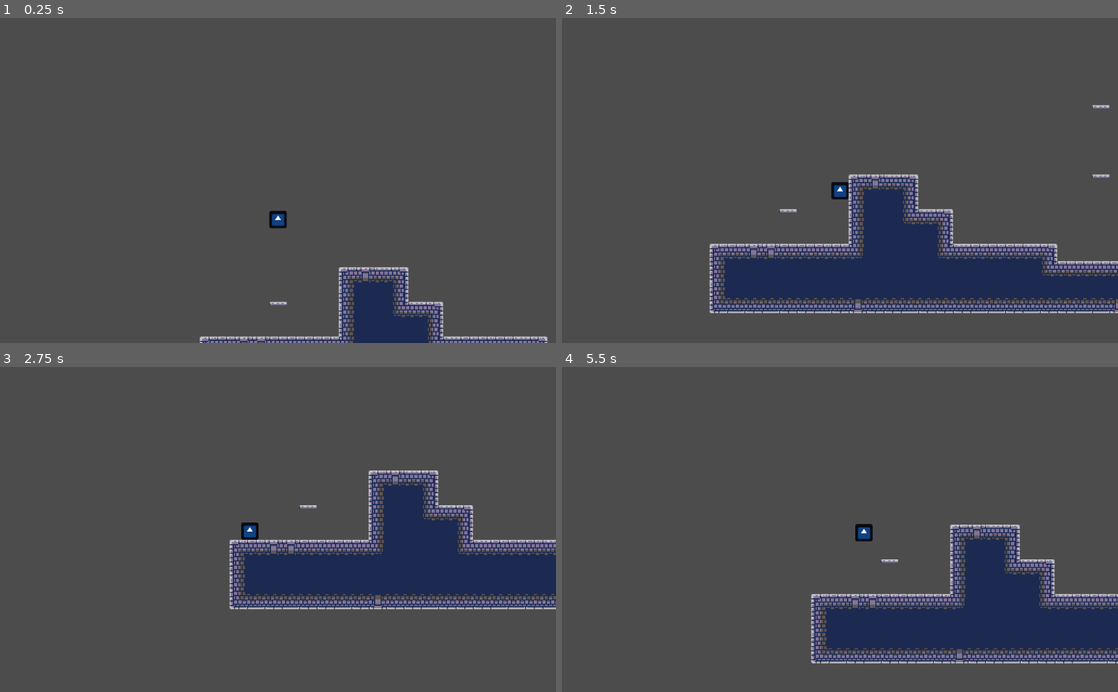
Above: before the commit, frames 1-4 (two rows, left to right).
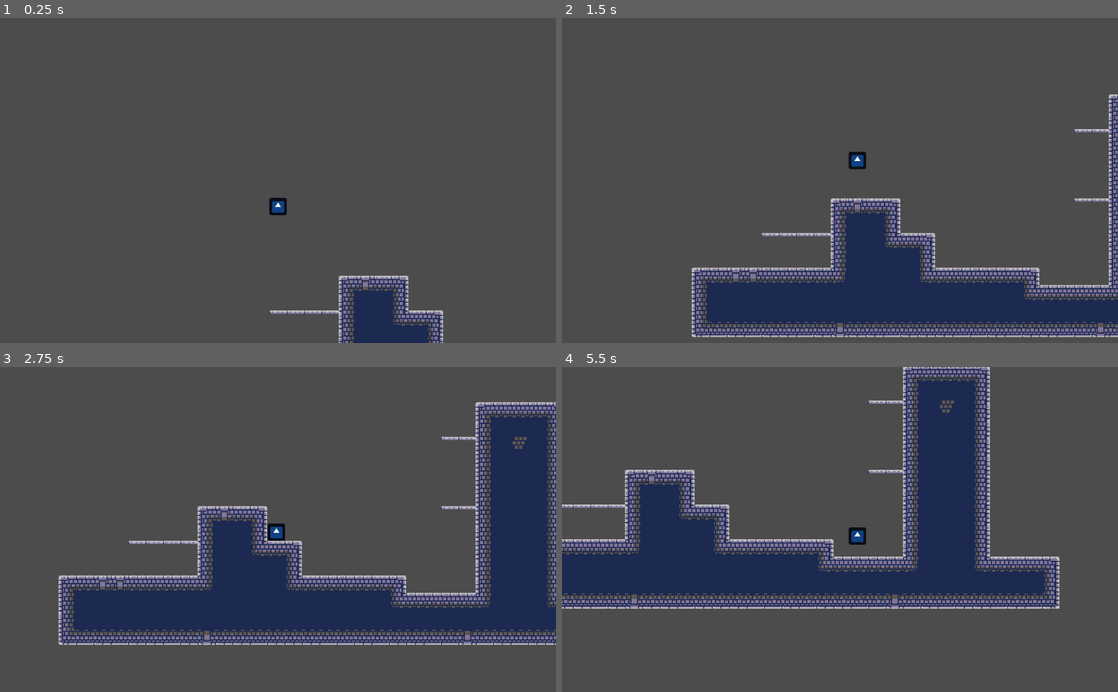
Above: after the commit, the same moments.

Repository: Tuocs/test
Game: Godot game, scene res://Scenes/Node2D.tscn
Two runs of this game, one before a commit and one after it. Both use one fixed random seed, a clock stepped at 60 frames per second and the inputs below. The engine's default icon, where the game draws it, is replaced by a stand-in: a white triangle on a blue panel in a dark square.
Inputs:
- Up to frame 1 (0.25 s): no input
- Up to frame 2 (1.5 s): tap Enter (ui_accept) at 0.5, 0.6, 0.77, 1.07, 1.35 s; hold Right (ui_right) from 0.53 s (still down)
- Up to frame 3 (2.75 s): tap Enter (ui_accept) at 1.52, 1.82, 2.1 s; release Right (ui_right) at 2.03 s; hold Left (ui_left) from 2.03 s (still down)
- Up to frame 4 (5.5 s): release Left (ui_left) at 2.78 s; hold Right (ui_right) 2.78-4.28 s; tap Enter (ui_accept) at 2.85, 3.02, 3.32, 3.6, 3.77, 4.07, 4.35, 4.52, 4.82, 5.1 s; hold Left (ui_left) 4.28-5.03 s; hold Right (ui_right) from 5.03 s (still down)

The runs differ from the first frame. In frame 1, 2.4% of the frame differs, in the area x 35-99%, y 55-100%; in frame 2, 18%; in frame 3, 31%; in frame 4, 35%, in the area x 0-100%, y 0-92%.

Commit message:
jump/movement modifications

Diff:
--- a/Scenes/CamFollowPlayer.gd
+++ b/Scenes/CamFollowPlayer.gd
@@ -11,4 +11,5 @@
 
 # Called every frame. 'delta' is the elapsed time since the previous frame.
 func _process(delta):
-	position = lerp(position, get_node("../Player").position, followspeed)
+	position.x = lerp(position.x, get_node("../Player").position.x, followspeed)
+	position.y = lerp(position.y, get_node("../Player").position.y, followspeed)
--- a/Scenes/Node2D.tscn
+++ b/Scenes/Node2D.tscn
@@ -7,11 +7,32 @@
 [ext_resource path="res://Scenes/FallthroughPlatform.tscn" type="PackedScene" id=5]
 [ext_resource path="res://Scenes/CamFollowPlayer.gd" type="Script" id=6]
 
-[sub_resource type="RectangleShape2D" id=8]
+[sub_resource type="RectangleShape2D" id=1]
 extents = Vector2( 8, 8 )
 
-[sub_resource type="RectangleShape2D" id=9]
-extents = Vector2( 8, 8 )
+[sub_resource type="ConvexPolygonShape2D" id=3]
+points = PoolVector2Array( 16, 16, 0, 16, 0, 0, 16, 0 )
+
+[sub_resource type="ConvexPolygonShape2D" id=4]
+points = PoolVector2Array( 16, 16, 0, 16, 0, 0, 16, 0 )
+
+[sub_resource type="ConvexPolygonShape2D" id=5]
+points = PoolVector2Array( 16, 16, 0, 16, 0, 0, 16, 0 )
+
+[sub_resource type="ConvexPolygonShape2D" id=6]
+points = PoolVector2Array( 16, 16, 0, 16, 0, 0, 16, 0 )
+
+[sub_resource type="ConvexPolygonShape2D" id=7]
+points = PoolVector2Array( 16, 16, 0, 16, 0, 0, 16, 0 )
+
+[sub_resource type="ConvexPolygonShape2D" id=8]
+points = PoolVector2Array( 16, 16, 0, 16, 0, 0, 16, 0 )
+
+[sub_resource type="ConvexPolygonShape2D" id=9]
+points = PoolVector2Array( 16, 16, 0, 16, 0, 0, 16, 0 )
+
+[sub_resource type="ConvexPolygonShape2D" id=10]
+points = PoolVector2Array( 16, 16, 0, 16, 0, 0, 16, 0 )
 
 [sub_resource type="ConvexPolygonShape2D" id=11]
 points = PoolVector2Array( 16, 16, 0, 16, 0, 0, 16, 0 )
@@ -65,7 +86,7 @@
 points = PoolVector2Array( 16, 16, 0, 16, 0, 0, 16, 0 )
 
 [sub_resource type="ConvexPolygonShape2D" id=28]
-points = PoolVector2Array( 16, 16, 0, 16, 0, 0, 16, 0 )
+points = PoolVector2Array( 0, 0, 16, 0, 16, 16, 0, 16 )
 
 [sub_resource type="ConvexPolygonShape2D" id=29]
 points = PoolVector2Array( 16, 16, 0, 16, 0, 0, 16, 0 )
@@ -89,7 +110,7 @@
 points = PoolVector2Array( 16, 16, 0, 16, 0, 0, 16, 0 )
 
 [sub_resource type="ConvexPolygonShape2D" id=36]
-points = PoolVector2Array( 0, 0, 16, 0, 16, 16, 0, 16 )
+points = PoolVector2Array( 16, 16, 0, 16, 0, 0, 16, 0 )
 
 [sub_resource type="ConvexPolygonShape2D" id=37]
 points = PoolVector2Array( 16, 16, 0, 16, 0, 0, 16, 0 )
@@ -151,31 +172,7 @@
 [sub_resource type="ConvexPolygonShape2D" id=56]
 points = PoolVector2Array( 16, 16, 0, 16, 0, 0, 16, 0 )
 
-[sub_resource type="ConvexPolygonShape2D" id=57]
-points = PoolVector2Array( 16, 16, 0, 16, 0, 0, 16, 0 )
-
-[sub_resource type="ConvexPolygonShape2D" id=58]
-points = PoolVector2Array( 16, 16, 0, 16, 0, 0, 16, 0 )
-
-[sub_resource type="ConvexPolygonShape2D" id=59]
-points = PoolVector2Array( 16, 16, 0, 16, 0, 0, 16, 0 )
-
-[sub_resource type="ConvexPolygonShape2D" id=60]
-points = PoolVector2Array( 16, 16, 0, 16, 0, 0, 16, 0 )
-
-[sub_resource type="ConvexPolygonShape2D" id=61]
-points = PoolVector2Array( 16, 16, 0, 16, 0, 0, 16, 0 )
-
-[sub_resource type="ConvexPolygonShape2D" id=62]
-points = PoolVector2Array( 16, 16, 0, 16, 0, 0, 16, 0 )
-
-[sub_resource type="ConvexPolygonShape2D" id=63]
-points = PoolVector2Array( 16, 16, 0, 16, 0, 0, 16, 0 )
-
-[sub_resource type="ConvexPolygonShape2D" id=64]
-points = PoolVector2Array( 16, 16, 0, 16, 0, 0, 16, 0 )
-
-[sub_resource type="TileSet" id=10]
+[sub_resource type="TileSet" id=57]
 0/name = "Stronghold_Terrain_Tileset.png 0"
 0/texture = ExtResource( 4 )
 0/tex_offset = Vector2( 0, 0 )
@@ -195,332 +192,332 @@
 0/navigation_offset = Vector2( 0, 0 )
 0/shape_offset = Vector2( 0, 0 )
 0/shape_transform = Transform2D( 1, 0, 0, 1, 0, 0 )
-0/shape = SubResource( 11 )
+0/shape = SubResource( 3 )
 0/shape_one_way = false
 0/shape_one_way_margin = 1.0
 0/shapes = [ {
 "autotile_coord": Vector2( 0, 0 ),
 "one_way": false,
 "one_way_margin": 1.0,
+"shape": SubResource( 3 ),
+"shape_transform": Transform2D( 1, 0, 0, 1, 0, 0 )
+}, {
+"autotile_coord": Vector2( 1, 0 ),
+"one_way": false,
+"one_way_margin": 1.0,
+"shape": SubResource( 4 ),
+"shape_transform": Transform2D( 1, 0, 0, 1, 0, 0 )
+}, {
+"autotile_coord": Vector2( 2, 0 ),
+"one_way": false,
+"one_way_margin": 1.0,
+"shape": SubResource( 5 ),
+"shape_transform": Transform2D( 1, 0, 0, 1, 0, 0 )
+}, {
+"autotile_coord": Vector2( 3, 0 ),
+"one_way": false,
+"one_way_margin": 1.0,
+"shape": SubResource( 6 ),
+"shape_transform": Transform2D( 1, 0, 0, 1, 0, 0 )
+}, {
+"autotile_coord": Vector2( 4, 0 ),
+"one_way": false,
+"one_way_margin": 1.0,
+"shape": SubResource( 7 ),
+"shape_transform": Transform2D( 1, 0, 0, 1, 0, 0 )
+}, {
+"autotile_coord": Vector2( 5, 0 ),
+"one_way": false,
+"one_way_margin": 1.0,
+"shape": SubResource( 8 ),
+"shape_transform": Transform2D( 1, 0, 0, 1, 0, 0 )
+}, {
+"autotile_coord": Vector2( 6, 0 ),
+"one_way": false,
+"one_way_margin": 1.0,
+"shape": SubResource( 9 ),
+"shape_transform": Transform2D( 1, 0, 0, 1, 0, 0 )
+}, {
+"autotile_coord": Vector2( 0, 1 ),
+"one_way": false,
+"one_way_margin": 1.0,
+"shape": SubResource( 10 ),
+"shape_transform": Transform2D( 1, 0, 0, 1, 0, 0 )
+}, {
+"autotile_coord": Vector2( 1, 1 ),
+"one_way": false,
+"one_way_margin": 1.0,
 "shape": SubResource( 11 ),
 "shape_transform": Transform2D( 1, 0, 0, 1, 0, 0 )
 }, {
-"autotile_coord": Vector2( 1, 0 ),
+"autotile_coord": Vector2( 2, 1 ),
 "one_way": false,
 "one_way_margin": 1.0,
 "shape": SubResource( 12 ),
 "shape_transform": Transform2D( 1, 0, 0, 1, 0, 0 )
 }, {
-"autotile_coord": Vector2( 2, 0 ),
+"autotile_coord": Vector2( 3, 1 ),
 "one_way": false,
 "one_way_margin": 1.0,
 "shape": SubResource( 13 ),
 "shape_transform": Transform2D( 1, 0, 0, 1, 0, 0 )
 }, {
-"autotile_coord": Vector2( 3, 0 ),
+"autotile_coord": Vector2( 4, 1 ),
 "one_way": false,
 "one_way_margin": 1.0,
 "shape": SubResource( 14 ),
 "shape_transform": Transform2D( 1, 0, 0, 1, 0, 0 )
 }, {
-"autotile_coord": Vector2( 4, 0 ),
+"autotile_coord": Vector2( 5, 1 ),
 "one_way": false,
 "one_way_margin": 1.0,
 "shape": SubResource( 15 ),
 "shape_transform": Transform2D( 1, 0, 0, 1, 0, 0 )
 }, {
-"autotile_coord": Vector2( 5, 0 ),
+"autotile_coord": Vector2( 6, 1 ),
 "one_way": false,
 "one_way_margin": 1.0,
 "shape": SubResource( 16 ),
 "shape_transform": Transform2D( 1, 0, 0, 1, 0, 0 )
 }, {
-"autotile_coord": Vector2( 6, 0 ),
+"autotile_coord": Vector2( 0, 2 ),
 "one_way": false,
 "one_way_margin": 1.0,
 "shape": SubResource( 17 ),
 "shape_transform": Transform2D( 1, 0, 0, 1, 0, 0 )
 }, {
-"autotile_coord": Vector2( 0, 1 ),
+"autotile_coord": Vector2( 1, 2 ),
 "one_way": false,
 "one_way_margin": 1.0,
 "shape": SubResource( 18 ),
 "shape_transform": Transform2D( 1, 0, 0, 1, 0, 0 )
 }, {
-"autotile_coord": Vector2( 1, 1 ),
+"autotile_coord": Vector2( 2, 2 ),
 "one_way": false,
 "one_way_margin": 1.0,
 "shape": SubResource( 19 ),
 "shape_transform": Transform2D( 1, 0, 0, 1, 0, 0 )
 }, {
-"autotile_coord": Vector2( 2, 1 ),
+"autotile_coord": Vector2( 3, 2 ),
 "one_way": false,
 "one_way_margin": 1.0,
 "shape": SubResource( 20 ),
 "shape_transform": Transform2D( 1, 0, 0, 1, 0, 0 )
 }, {
-"autotile_coord": Vector2( 3, 1 ),
+"autotile_coord": Vector2( 4, 2 ),
 "one_way": false,
 "one_way_margin": 1.0,
 "shape": SubResource( 21 ),
 "shape_transform": Transform2D( 1, 0, 0, 1, 0, 0 )
 }, {
-"autotile_coord": Vector2( 4, 1 ),
+"autotile_coord": Vector2( 5, 2 ),
 "one_way": false,
 "one_way_margin": 1.0,
 "shape": SubResource( 22 ),
 "shape_transform": Transform2D( 1, 0, 0, 1, 0, 0 )
 }, {
-"autotile_coord": Vector2( 5, 1 ),
+"autotile_coord": Vector2( 6, 2 ),
 "one_way": false,
 "one_way_margin": 1.0,
 "shape": SubResource( 23 ),
 "shape_transform": Transform2D( 1, 0, 0, 1, 0, 0 )
 }, {
-"autotile_coord": Vector2( 6, 1 ),
+"autotile_coord": Vector2( 7, 2 ),
 "one_way": false,
 "one_way_margin": 1.0,
 "shape": SubResource( 24 ),
 "shape_transform": Transform2D( 1, 0, 0, 1, 0, 0 )
 }, {
-"autotile_coord": Vector2( 0, 2 ),
+"autotile_coord": Vector2( 7, 3 ),
 "one_way": false,
 "one_way_margin": 1.0,
 "shape": SubResource( 25 ),
 "shape_transform": Transform2D( 1, 0, 0, 1, 0, 0 )
 }, {
-"autotile_coord": Vector2( 1, 2 ),
+"autotile_coord": Vector2( 6, 3 ),
 "one_way": false,
 "one_way_margin": 1.0,
 "shape": SubResource( 26 ),
 "shape_transform": Transform2D( 1, 0, 0, 1, 0, 0 )
 }, {
-"autotile_coord": Vector2( 2, 2 ),
+"autotile_coord": Vector2( 5, 3 ),
 "one_way": false,
 "one_way_margin": 1.0,
 "shape": SubResource( 27 ),
 "shape_transform": Transform2D( 1, 0, 0, 1, 0, 0 )
 }, {
-"autotile_coord": Vector2( 3, 2 ),
+"autotile_coord": Vector2( 4, 3 ),
 "one_way": false,
 "one_way_margin": 1.0,
 "shape": SubResource( 28 ),
 "shape_transform": Transform2D( 1, 0, 0, 1, 0, 0 )
 }, {
-"autotile_coord": Vector2( 4, 2 ),
+"autotile_coord": Vector2( 3, 3 ),
 "one_way": false,
 "one_way_margin": 1.0,
 "shape": SubResource( 29 ),
 "shape_transform": Transform2D( 1, 0, 0, 1, 0, 0 )
 }, {
-"autotile_coord": Vector2( 5, 2 ),
+"autotile_coord": Vector2( 2, 3 ),
 "one_way": false,
 "one_way_margin": 1.0,
 "shape": SubResource( 30 ),
 "shape_transform": Transform2D( 1, 0, 0, 1, 0, 0 )
 }, {
-"autotile_coord": Vector2( 6, 2 ),
+"autotile_coord": Vector2( 1, 3 ),
 "one_way": false,
 "one_way_margin": 1.0,
 "shape": SubResource( 31 ),
 "shape_transform": Transform2D( 1, 0, 0, 1, 0, 0 )
 }, {
-"autotile_coord": Vector2( 7, 2 ),
+"autotile_coord": Vector2( 0, 3 ),
 "one_way": false,
 "one_way_margin": 1.0,
 "shape": SubResource( 32 ),
 "shape_transform": Transform2D( 1, 0, 0, 1, 0, 0 )
 }, {
-"autotile_coord": Vector2( 7, 3 ),
+"autotile_coord": Vector2( 0, 4 ),
 "one_way": false,
 "one_way_margin": 1.0,
 "shape": SubResource( 33 ),
 "shape_transform": Transform2D( 1, 0, 0, 1, 0, 0 )
 }, {
-"autotile_coord": Vector2( 6, 3 ),
+"autotile_coord": Vector2( 1, 4 ),
 "one_way": false,
 "one_way_margin": 1.0,
 "shape": SubResource( 34 ),
 "shape_transform": Transform2D( 1, 0, 0, 1, 0, 0 )
 }, {
-"autotile_coord": Vector2( 5, 3 ),
+"autotile_coord": Vector2( 2, 4 ),
 "one_way": false,
 "one_way_margin": 1.0,
 "shape": SubResource( 35 ),
 "shape_transform": Transform2D( 1, 0, 0, 1, 0, 0 )
 }, {
-"autotile_coord": Vector2( 4, 3 ),
+"autotile_coord": Vector2( 3, 4 ),
 "one_way": false,
 "one_way_margin": 1.0,
 "shape": SubResource( 36 ),
 "shape_transform": Transform2D( 1, 0, 0, 1, 0, 0 )
 }, {
-"autotile_coord": Vector2( 3, 3 ),
+"autotile_coord": Vector2( 4, 4 ),
 "one_way": false,
 "one_way_margin": 1.0,
 "shape": SubResource( 37 ),
 "shape_transform": Transform2D( 1, 0, 0, 1, 0, 0 )
 }, {
-"autotile_coord": Vector2( 2, 3 ),
+"autotile_coord": Vector2( 5, 4 ),
 "one_way": false,
 "one_way_margin": 1.0,
 "shape": SubResource( 38 ),
 "shape_transform": Transform2D( 1, 0, 0, 1, 0, 0 )
 }, {
-"autotile_coord": Vector2( 1, 3 ),
+"autotile_coord": Vector2( 6, 4 ),
 "one_way": false,
 "one_way_margin": 1.0,
 "shape": SubResource( 39 ),
 "shape_transform": Transform2D( 1, 0, 0, 1, 0, 0 )
 }, {
-"autotile_coord": Vector2( 0, 3 ),
+"autotile_coord": Vector2( 7, 4 ),
 "one_way": false,
 "one_way_margin": 1.0,
 "shape": SubResource( 40 ),
 "shape_transform": Transform2D( 1, 0, 0, 1, 0, 0 )
 }, {
-"autotile_coord": Vector2( 0, 4 ),
+"autotile_coord": Vector2( 7, 5 ),
 "one_way": false,
 "one_way_margin": 1.0,
 "shape": SubResource( 41 ),
 "shape_transform": Transform2D( 1, 0, 0, 1, 0, 0 )
 }, {
-"autotile_coord": Vector2( 1, 4 ),
+"autotile_coord": Vector2( 6, 5 ),
 "one_way": false,
 "one_way_margin": 1.0,
 "shape": SubResource( 42 ),
 "shape_transform": Transform2D( 1, 0, 0, 1, 0, 0 )
 }, {
-"autotile_coord": Vector2( 2, 4 ),
+"autotile_coord": Vector2( 5, 5 ),
 "one_way": false,
 "one_way_margin": 1.0,
 "shape": SubResource( 43 ),
 "shape_transform": Transform2D( 1, 0, 0, 1, 0, 0 )
 }, {
-"autotile_coord": Vector2( 3, 4 ),
+"autotile_coord": Vector2( 4, 5 ),
 "one_way": false,
 "one_way_margin": 1.0,
 "shape": SubResource( 44 ),
 "shape_transform": Transform2D( 1, 0, 0, 1, 0, 0 )
 }, {
-"autotile_coord": Vector2( 4, 4 ),
+"autotile_coord": Vector2( 3, 5 ),
 "one_way": false,
 "one_way_margin": 1.0,
 "shape": SubResource( 45 ),
 "shape_transform": Transform2D( 1, 0, 0, 1, 0, 0 )
 }, {
-"autotile_coord": Vector2( 5, 4 ),
+"autotile_coord": Vector2( 2, 5 ),
 "one_way": false,
 "one_way_margin": 1.0,
 "shape": SubResource( 46 ),
 "shape_transform": Transform2D( 1, 0, 0, 1, 0, 0 )
 }, {
-"autotile_coord": Vector2( 6, 4 ),
+"autotile_coord": Vector2( 1, 5 ),
 "one_way": false,
 "one_way_margin": 1.0,
 "shape": SubResource( 47 ),
 "shape_transform": Transform2D( 1, 0, 0, 1, 0, 0 )
 }, {
-"autotile_coord": Vector2( 7, 4 ),
+"autotile_coord": Vector2( 0, 5 ),
 "one_way": false,
 "one_way_margin": 1.0,
 "shape": SubResource( 48 ),
 "shape_transform": Transform2D( 1, 0, 0, 1, 0, 0 )
 }, {
-"autotile_coord": Vector2( 7, 5 ),
+"autotile_coord": Vector2( 0, 6 ),
 "one_way": false,
 "one_way_margin": 1.0,
 "shape": SubResource( 49 ),
 "shape_transform": Transform2D( 1, 0, 0, 1, 0, 0 )
 }, {
-"autotile_coord": Vector2( 6, 5 ),
+"autotile_coord": Vector2( 1, 6 ),
 "one_way": false,
 "one_way_margin": 1.0,
 "shape": SubResource( 50 ),
 "shape_transform": Transform2D( 1, 0, 0, 1, 0, 0 )
 }, {
-"autotile_coord": Vector2( 5, 5 ),
+"autotile_coord": Vector2( 2, 6 ),
 "one_way": false,
 "one_way_margin": 1.0,
 "shape": SubResource( 51 ),
 "shape_transform": Transform2D( 1, 0, 0, 1, 0, 0 )
 }, {
-"autotile_coord": Vector2( 4, 5 ),
+"autotile_coord": Vector2( 3, 6 ),
 "one_way": false,
 "one_way_margin": 1.0,
 "shape": SubResource( 52 ),
 "shape_transform": Transform2D( 1, 0, 0, 1, 0, 0 )
 }, {
-"autotile_coord": Vector2( 3, 5 ),
+"autotile_coord": Vector2( 4, 6 ),
 "one_way": false,
 "one_way_margin": 1.0,
 "shape": SubResource( 53 ),
 "shape_transform": Transform2D( 1, 0, 0, 1, 0, 0 )
 }, {
-"autotile_coord": Vector2( 2, 5 ),
+"autotile_coord": Vector2( 5, 6 ),
 "one_way": false,
 "one_way_margin": 1.0,
 "shape": SubResource( 54 ),
 "shape_transform": Transform2D( 1, 0, 0, 1, 0, 0 )
 }, {
-"autotile_coord": Vector2( 1, 5 ),
+"autotile_coord": Vector2( 6, 6 ),
 "one_way": false,
 "one_way_margin": 1.0,
 "shape": SubResource( 55 ),
 "shape_transform": Transform2D( 1, 0, 0, 1, 0, 0 )
 }, {
-"autotile_coord": Vector2( 0, 5 ),
+"autotile_coord": Vector2( 7, 6 ),
 "one_way": false,
 "one_way_margin": 1.0,
 "shape": SubResource( 56 ),
-"shape_transform": Transform2D( 1, 0, 0, 1, 0, 0 )
-}, {
-"autotile_coord": Vector2( 0, 6 ),
-"one_way": false,
-"one_way_margin": 1.0,
-"shape": SubResource( 57 ),
-"shape_transform": Transform2D( 1, 0, 0, 1, 0, 0 )
-}, {
-"autotile_coord": Vector2( 1, 6 ),
-"one_way": false,
-"one_way_margin": 1.0,
-"shape": SubResource( 58 ),
-"shape_transform": Transform2D( 1, 0, 0, 1, 0, 0 )
-}, {
-"autotile_coord": Vector2( 2, 6 ),
-"one_way": false,
-"one_way_margin": 1.0,
-"shape": SubResource( 59 ),
-"shape_transform": Transform2D( 1, 0, 0, 1, 0, 0 )
-}, {
-"autotile_coord": Vector2( 3, 6 ),
-"one_way": false,
-"one_way_margin": 1.0,
-"shape": SubResource( 60 ),
-"shape_transform": Transform2D( 1, 0, 0, 1, 0, 0 )
-}, {
-"autotile_coord": Vector2( 4, 6 ),
-"one_way": false,
-"one_way_margin": 1.0,
-"shape": SubResource( 61 ),
-"shape_transform": Transform2D( 1, 0, 0, 1, 0, 0 )
-}, {
-"autotile_coord": Vector2( 5, 6 ),
-"one_way": false,
-"one_way_margin": 1.0,
-"shape": SubResource( 62 ),
-"shape_transform": Transform2D( 1, 0, 0, 1, 0, 0 )
-}, {
-"autotile_coord": Vector2( 6, 6 ),
-"one_way": false,
-"one_way_margin": 1.0,
-"shape": SubResource( 63 ),
-"shape_transform": Transform2D( 1, 0, 0, 1, 0, 0 )
-}, {
-"autotile_coord": Vector2( 7, 6 ),
-"one_way": false,
-"one_way_margin": 1.0,
-"shape": SubResource( 64 ),
 "shape_transform": Transform2D( 1, 0, 0, 1, 0, 0 )
 } ]
 0/z_index = 0
@@ -538,34 +535,38 @@
 [node name="Player" type="KinematicBody2D" parent="."]
 position = Vector2( 8, 88 )
 script = ExtResource( 1 )
-moveSpeed = 200
-accMult = 25
-jumpSpeed = 375
-fallSpeed = 30
+moveSpeed = 140
+accMult = 20
+jumpSpeed = 225
+fallSpeed = 20
 
 [node name="Sprite" type="Sprite" parent="Player"]
 scale = Vector2( 0.25, 0.25 )
 texture = ExtResource( 3 )
 
 [node name="CollisionShape2D" type="CollisionShape2D" parent="Player"]
-shape = SubResource( 8 )
+shape = SubResource( 1 )
 
 [node name="JumpTimer" type="Timer" parent="Player"]
 process_mode = 0
 wait_time = 0.15
 one_shot = true
 
-[node name="JumpArea" type="Area2D" parent="Player"]
+[node name="JumpCast1" type="RayCast2D" parent="Player"]
+position = Vector2( -8, 8 )
+enabled = true
+cast_to = Vector2( 0, 1 )
+
+[node name="JumpCast2" type="RayCast2D" parent="Player"]
+position = Vector2( 8, 8 )
+enabled = true
+cast_to = Vector2( 0, 1 )
+
+[node name="Bottom" type="Node2D" parent="Player"]
 position = Vector2( 0, 8 )
-collision_layer = 2
-collision_mask = 2
-
-[node name="JumpCollision" type="CollisionShape2D" parent="Player/JumpArea"]
-position = Vector2( 0, 8 )
-shape = SubResource( 9 )
 
 [node name="NormalBlocks" type="TileMap" parent="."]
-tile_set = SubResource( 10 )
+tile_set = SubResource( 57 )
 cell_size = Vector2( 16, 16 )
 collision_layer = 3
 collision_mask = 3
@@ -578,7 +579,7 @@
 
 [node name="Fallthru2" parent="." instance=ExtResource( 5 )]
 position = Vector2( 288, 192 )
-length = 4
+length = 2
 
 [node name="Fallthru3" parent="." instance=ExtResource( 5 )]
 position = Vector2( 288, 128 )
--- a/Scripts/fallThroughPlatform.gd
+++ b/Scripts/fallThroughPlatform.gd
@@ -1,4 +1,4 @@
-extends TileMap
+extends StaticBody2D
 
 
 export var length = 1
@@ -8,20 +8,21 @@
 
 # Called when the node enters the scene tree for the first time.
 func _ready():
+	#extends the length of the platform at runtime, based on length
 	if length > 1:
 		for i in range(length - 1):
 			var s = $Sprite.duplicate()
 			s.position.x += 16 * (i + 1)
 			add_child(s)
 
-		$CollisionShape2D.shape.extents.x *= length #length is being shared across all instances, for some reason?
-		$CollisionShape2D.position.x += 16 * (length/2)
-		print($CollisionShape2D.shape.extents.x)
+			var c = $CollisionShape2D.duplicate()
+			c.position.x += 16 * (i + 1)
+			add_child(c)
 
 
 # Called every frame. 'delta' is the elapsed time since the previous frame.
 func _process(delta):
-	if position.y < get_node("../Player/JumpArea").global_position.y \
+	if position.y < get_node("../Player/Bottom").global_position.y \
 	|| Input.is_action_pressed("ui_down"):
 		collision_layer = 0b0
 		collision_mask = 0b0
--- a/Scripts/playerMove.gd
+++ b/Scripts/playerMove.gd
@@ -16,35 +16,22 @@
 
 
 #bullets will call this on anything they hit that has is
-func hit(ammount):
-	$Health.Dmg(ammount)
+func hit(amount):
+	$Health.Dmg(amount)
 
 
 func _process(delta):
 
-	player_move()
+	player_move(delta)
 
 
-func player_move():
+func player_move(delta):
 	#player falls
 	if is_on_floor():
 		velocity.y = 0
 	else:
 		velocity.y += fallSpeed
 
-	#player jumps
-	if Input.is_action_just_pressed("ui_accept") && $JumpArea.get_overlapping_bodies().size() > 0:
-		move_and_collide(Vector2(0, 64))
-		$JumpTimer.start()
-
-	if Input.is_action_just_released("ui_accept"):
-		$JumpTimer.stop()
-
-	if is_on_ceiling():
-		$JumpTimer.stop()
-
-	if !$JumpTimer.is_stopped():
-		velocity.y = -jumpSpeed
 
 	#player goes left right
 	if Input.is_action_pressed("ui_left"):
@@ -59,5 +46,27 @@
 	velocity.x = clamp(velocity.x, -moveSpeed, moveSpeed)
 
 
+	#extend jump raycast in the direction of movement
+	$JumpCast1.cast_to.y = velocity.y * delta * 3
+	$JumpCast1.cast_to.y = clamp($JumpCast1.cast_to.y, 12, velocity.y * delta * 3)
+	$JumpCast2.cast_to.y = velocity.y * delta * 3
+	$JumpCast2.cast_to.y = clamp($JumpCast2.cast_to.y, 12, velocity.y * delta * 3)
+
+	#player jumps
+	if Input.is_action_just_pressed("ui_accept") \
+	 && ($JumpCast1.is_colliding() || $JumpCast2.is_colliding()):
+		move_and_collide(Vector2(0, 64))
+		$JumpTimer.start()
+
+	if Input.is_action_just_released("ui_accept"):
+		$JumpTimer.stop()
+
+	if is_on_ceiling():
+		$JumpTimer.stop()
+
+	if !$JumpTimer.is_stopped():
+		velocity.y = -jumpSpeed
+
+
 	#player position update
 	move_and_slide(velocity, upDir)
Not shown: 1 places in Scenes/Node2D.tscn that only renumber resources
